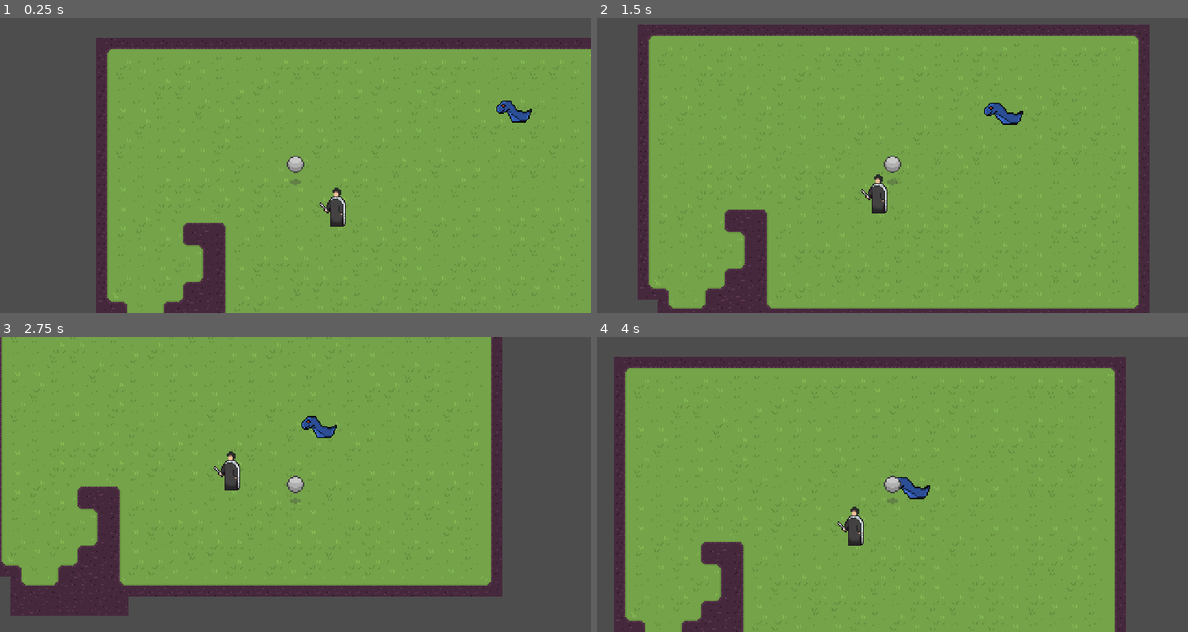
Above: before the commit, frames 1-4 (two rows, left to right).
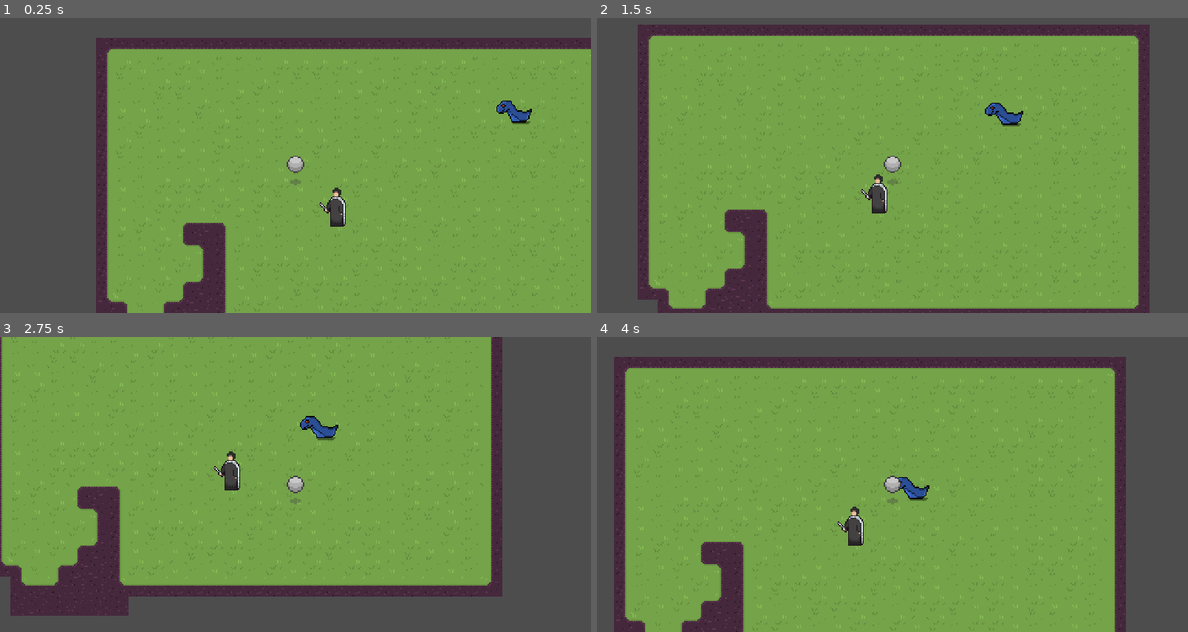
Above: after the commit, the same moments.

Repository: jeisaRaja/evolve-survivors
Game: Godot game, scene res://scenes/main.tscn
Two runs of this game, one before a commit and one after it. Both use one fixed random seed, a clock stepped at 60 frames per second and the inputs below. The project has no main scene, so this scene is started directly.
Inputs:
- Up to frame 1 (0.25 s): no input
- Up to frame 2 (1.5 s): hold D (right) 0.53-1.28 s; hold S (down) from 1.28 s (still down)
- Up to frame 3 (2.75 s): release S (down) at 2.03 s; hold D (right) from 2.03 s (still down)
- Up to frame 4 (4 s): release D (right) at 2.78 s; hold W (up) 2.78-3.53 s; hold A (left) from 3.53 s (still down)

The runs differ from the first frame. In frame 1, less than 0.1% of the frame differs, in the area x 86-90%, y 35-36%; in frame 2, less than 0.1%; in frame 3, 0.1%, in the area x 50-58%, y 26-35%; in frame 4, less than 0.1%.

Commit message:
add starting skill to player
- add stats
- add hurtbox
- add skill hitbox
- add shadow for enemy
- add shader for hurt flash effect

Diff:
--- /dev/null
+++ b/common/hit_flash.tres
@@ -0,0 +1,75 @@
+[gd_resource type="VisualShader" load_steps=5 format=3 uid="uid://ccrv7lnke8bax"]
+
+[sub_resource type="VisualShaderNodeColorParameter" id="VisualShaderNodeColorParameter_o5d0m"]
+parameter_name = "Tint"
+default_value_enabled = true
+
+[sub_resource type="VisualShaderNodeBooleanParameter" id="VisualShaderNodeBooleanParameter_oq3dd"]
+parameter_name = "enabled"
+default_value_enabled = true
+
+[sub_resource type="VisualShaderNodeIf" id="VisualShaderNodeIf_50l3f"]
+default_input_values = [0, 0.0, 1, 1.0, 2, 1e-05, 3, Vector3(0, 0, 0), 4, Vector3(0, 0, 0), 5, Vector3(0, 0, 0)]
+
+[sub_resource type="VisualShaderNodeInput" id="VisualShaderNodeInput_d5mt8"]
+input_name = "color"
+
+[resource]
+code = "shader_type canvas_item;
+render_mode blend_mix;
+
+uniform bool enabled = false;
+uniform vec4 Tint : source_color = vec4(1.000000, 1.000000, 1.000000, 1.000000);
+
+
+
+void fragment() {
+// BooleanParameter:3
+	bool n_out3p0 = enabled;
+
+
+// ColorParameter:2
+	vec4 n_out2p0 = Tint;
+
+
+// Input:5
+	vec4 n_out5p0 = COLOR;
+
+
+	vec3 n_out4p0;
+// If:4
+	float n_in4p1 = 1.00000;
+	float n_in4p2 = 0.00001;
+	if(abs((n_out3p0 ? 1.0 : 0.0) - n_in4p1) < n_in4p2)
+	{
+		n_out4p0 = vec3(n_out2p0.xyz);
+	}
+	else if((n_out3p0 ? 1.0 : 0.0) < n_in4p1)
+	{
+		n_out4p0 = vec3(n_out5p0.xyz);
+	}
+	else
+	{
+		n_out4p0 = vec3(n_out5p0.xyz);
+	}
+
+
+// Output:0
+	COLOR.rgb = n_out4p0;
+
+
+}
+"
+graph_offset = Vector2(-196.45, 105.105)
+mode = 1
+flags/light_only = false
+nodes/fragment/0/position = Vector2(700, 300)
+nodes/fragment/2/node = SubResource("VisualShaderNodeColorParameter_o5d0m")
+nodes/fragment/2/position = Vector2(-280, 320)
+nodes/fragment/3/node = SubResource("VisualShaderNodeBooleanParameter_oq3dd")
+nodes/fragment/3/position = Vector2(-100, 80)
+nodes/fragment/4/node = SubResource("VisualShaderNodeIf_50l3f")
+nodes/fragment/4/position = Vector2(360, 120)
+nodes/fragment/5/node = SubResource("VisualShaderNodeInput_d5mt8")
+nodes/fragment/5/position = Vector2(-300, 600)
+nodes/fragment/connections = PackedInt32Array(3, 0, 4, 0, 2, 0, 4, 3, 4, 0, 0, 0, 5, 0, 4, 4, 5, 0, 4, 5)
--- /dev/null
+++ b/components/enemy_stats.gd
@@ -0,0 +1,4 @@
+extends Stats
+class_name EnemyStats
+
+@export var damage: int
--- a/components/hurtbox.gd
+++ b/components/hurtbox.gd
@@ -0,0 +1,23 @@
+extends Area2D
+class_name HurtBox
+
+@onready var hurt_flash_animation = %HurtFlash
+@onready var character = $".."
+@export var stats: Stats
+
+
+func _ready():
+	area_entered.connect(_on_area_entered)
+	stats.died.connect(_on_died)
+
+
+func _on_area_entered(area: Area2D):
+	if area is PlayerHitbox:
+		hurt_flash_animation.play("hurt_flash")
+		stats.take_damage(area.damage)
+
+
+func _on_died():
+	if hurt_flash_animation.is_playing():
+		await hurt_flash_animation.animation_finished
+	character.queue_free()
--- /dev/null
+++ b/components/stats.gd
@@ -0,0 +1,18 @@
+extends Node
+class_name Stats
+
+@export var character_name: String
+@export var health: int
+@onready var character = $".."
+
+signal died
+
+
+func _ready():
+	pass
+
+
+func take_damage(damage: int):
+	health = clampi(health - damage, 0, health)
+	if health == 0:
+		died.emit()
--- a/project.godot
+++ b/project.godot
@@ -49,6 +49,10 @@
 ]
 }
 
+[layer_names]
+
+2d_physics/layer_2="enemy"
+
 [rendering]
 
 textures/canvas_textures/default_texture_filter=0
--- a/resources/stats.gd
+++ /dev/null
@@ -1,5 +0,0 @@
-extends Resource
-class_name Stats
-
-@export var name: String
-@export var health: int
--- a/scenes/characters/enemies/enemy_int_0.gd
+++ b/scenes/characters/enemies/enemy_int_0.gd
@@ -1,3 +1,4 @@
+class_name EnemyInt0
 extends CharacterBody2D
 
 @onready var sprite = $Sprite2D
--- a/scenes/characters/enemies/enemy_int_0.tscn
+++ b/scenes/characters/enemies/enemy_int_0.tscn
@@ -1,8 +1,32 @@
-[gd_scene load_steps=8 format=3 uid="uid://dekaj5nirhm57"]
+[gd_scene load_steps=16 format=3 uid="uid://dekaj5nirhm57"]
 
 [ext_resource type="Script" path="res://scenes/characters/enemies/enemy_int_0.gd" id="1_7wqpa"]
 [ext_resource type="Texture2D" uid="uid://cqjd10wklfph8" path="res://arts/monster_int_1.png" id="1_q0x3k"]
 [ext_resource type="Script" path="res://components/enemy_ai.gd" id="2_bwksv"]
+[ext_resource type="Texture2D" uid="uid://ch0ryw8er55a" path="res://arts/shadow.png" id="2_dts5p"]
+[ext_resource type="Shader" uid="uid://ccrv7lnke8bax" path="res://common/hit_flash.tres" id="3_43ui4"]
+[ext_resource type="Script" path="res://components/hurtbox.gd" id="4_21ooj"]
+[ext_resource type="Script" path="res://components/enemy_stats.gd" id="5_7x540"]
+
+[sub_resource type="ShaderMaterial" id="ShaderMaterial_4mnom"]
+shader = ExtResource("3_43ui4")
+shader_parameter/enabled = false
+shader_parameter/Tint = Color(1, 1, 1, 1)
+
+[sub_resource type="Animation" id="Animation_thyw0"]
+length = 0.001
+tracks/0/type = "value"
+tracks/0/imported = false
+tracks/0/enabled = true
+tracks/0/path = NodePath("Sprite2D:frame")
+tracks/0/interp = 1
+tracks/0/loop_wrap = true
+tracks/0/keys = {
+"times": PackedFloat32Array(0),
+"transitions": PackedFloat32Array(1),
+"update": 0,
+"values": [0]
+}
 
 [sub_resource type="Animation" id="Animation_r18uy"]
 resource_name = "walk"
@@ -18,23 +42,8 @@
 tracks/0/keys = {
 "times": PackedFloat32Array(0, 0.2, 0.4, 0.6),
 "transitions": PackedFloat32Array(1, 1, 1, 1),
-"update": 1,
+"update": 0,
 "values": [0, 1, 2, 3]
-}
-
-[sub_resource type="Animation" id="Animation_thyw0"]
-length = 0.001
-tracks/0/type = "value"
-tracks/0/imported = false
-tracks/0/enabled = true
-tracks/0/path = NodePath("Sprite2D:frame")
-tracks/0/interp = 1
-tracks/0/loop_wrap = true
-tracks/0/keys = {
-"times": PackedFloat32Array(0),
-"transitions": PackedFloat32Array(1),
-"update": 1,
-"values": [0]
 }
 
 [sub_resource type="AnimationLibrary" id="AnimationLibrary_jim6a"]
@@ -47,12 +56,56 @@
 radius = 9.0
 height = 26.0
 
+[sub_resource type="Animation" id="Animation_qipxh"]
+resource_name = "hurt_flash"
+length = 0.2
+step = 0.1
+tracks/0/type = "value"
+tracks/0/imported = false
+tracks/0/enabled = true
+tracks/0/path = NodePath("Sprite2D:material:shader_parameter/enabled")
+tracks/0/interp = 1
+tracks/0/loop_wrap = true
+tracks/0/keys = {
+"times": PackedFloat32Array(0, 0.2),
+"transitions": PackedFloat32Array(1, 1),
+"update": 1,
+"values": [true, false]
+}
+
+[sub_resource type="Animation" id="Animation_mjjws"]
+length = 0.001
+tracks/0/type = "value"
+tracks/0/imported = false
+tracks/0/enabled = true
+tracks/0/path = NodePath("Sprite2D:material:shader_parameter/enabled")
+tracks/0/interp = 1
+tracks/0/loop_wrap = true
+tracks/0/keys = {
+"times": PackedFloat32Array(0),
+"transitions": PackedFloat32Array(1),
+"update": 1,
+"values": [false]
+}
+
+[sub_resource type="AnimationLibrary" id="AnimationLibrary_gr55s"]
+_data = {
+"RESET": SubResource("Animation_mjjws"),
+"hurt_flash": SubResource("Animation_qipxh")
+}
+
 [node name="EnemyInt0" type="CharacterBody2D"]
 collision_layer = 2
 collision_mask = 0
 script = ExtResource("1_7wqpa")
 
+[node name="Shadow" type="Sprite2D" parent="."]
+position = Vector2(6, -1)
+scale = Vector2(1.12, 1.12)
+texture = ExtResource("2_dts5p")
+
 [node name="Sprite2D" type="Sprite2D" parent="."]
+material = SubResource("ShaderMaterial_4mnom")
 texture = ExtResource("1_q0x3k")
 hframes = 4
 
@@ -62,8 +115,27 @@
 }
 
 [node name="CollisionShape2D" type="CollisionShape2D" parent="."]
+visible = false
 rotation = -1.5708
 shape = SubResource("CapsuleShape2D_k2a3m")
 
 [node name="EnemyAI" type="Node" parent="."]
 script = ExtResource("2_bwksv")
+
+[node name="HurtBox" type="Area2D" parent="." node_paths=PackedStringArray("stats")]
+script = ExtResource("4_21ooj")
+stats = NodePath("../EnemyStats")
+
+[node name="CollisionPolygon2D" type="CollisionPolygon2D" parent="HurtBox"]
+polygon = PackedVector2Array(-10, -8, -11, -7.5, -15, -3, -15, 1, -14, 2.6, -12, 3, -9, 2, -7, 2, -6, 3.4, -4, 5, -1, 10, 5, 10, 10, 10, 12.5, 8, 13, 7, 13, 5, 14, 4, 15, 1.4, 15, -1, 13, -1, 10, 1, 3, 0, 2, -3, -2, -7.5, -3, -8)
+
+[node name="EnemyStats" type="Node" parent="."]
+script = ExtResource("5_7x540")
+damage = 10
+health = 40
+
+[node name="HurtFlash" type="AnimationPlayer" parent="."]
+unique_name_in_owner = true
+libraries = {
+"": SubResource("AnimationLibrary_gr55s")
+}
--- /dev/null
+++ b/scenes/characters/player/abilities/skill_hitbox.gd
@@ -0,0 +1,4 @@
+extends Area2D
+class_name PlayerHitbox
+
+@export var damage: int
--- /dev/null
+++ b/scenes/characters/player/abilities/starting_skill.gd
@@ -0,0 +1,25 @@
+extends PlayerHitbox
+class_name StartingSkill
+
+@onready var animation_player = $AnimationPlayer as AnimationPlayer
+@onready var hitbox = $CollisionShape2D as CollisionShape2D
+
+var time_treshold := 2.0
+var time_since_last_attack := 0.0
+
+
+func _ready():
+	hitbox.disabled = true
+	animation_player.animation_finished.connect(_on_animation_finished)
+
+
+func _physics_process(delta):
+	time_since_last_attack += delta
+	if time_since_last_attack >= time_treshold:
+		animation_player.play("attack")
+		time_since_last_attack = 0
+		hitbox.disabled = false
+
+
+func _on_animation_finished(_arg1):
+	hitbox.disabled = true
--- /dev/null
+++ b/scenes/characters/player/abilities/starting_skill.tscn
@@ -0,0 +1,64 @@
+[gd_scene load_steps=7 format=3 uid="uid://wxaf36pg76le"]
+
+[ext_resource type="Script" path="res://scenes/characters/player/abilities/starting_skill.gd" id="1_1okyf"]
+[ext_resource type="Texture2D" uid="uid://c45bgsqfjg46p" path="res://arts/starting_skill.png" id="2_rrk2p"]
+
+[sub_resource type="Animation" id="Animation_jnfys"]
+resource_name = "attack"
+length = 0.6
+step = 0.1
+tracks/0/type = "value"
+tracks/0/imported = false
+tracks/0/enabled = true
+tracks/0/path = NodePath("Sprite2D:frame")
+tracks/0/interp = 1
+tracks/0/loop_wrap = true
+tracks/0/keys = {
+"times": PackedFloat32Array(0, 0.05, 0.1, 0.15, 0.2, 0.25, 0.3, 0.35, 0.4),
+"transitions": PackedFloat32Array(1, 1, 1, 1, 1, 1, 1, 1, 1),
+"update": 1,
+"values": [0, 1, 2, 3, 4, 5, 6, 7, 8]
+}
+
+[sub_resource type="Animation" id="Animation_ry0ul"]
+length = 0.001
+tracks/0/type = "value"
+tracks/0/imported = false
+tracks/0/enabled = true
+tracks/0/path = NodePath("Sprite2D:frame")
+tracks/0/interp = 1
+tracks/0/loop_wrap = true
+tracks/0/keys = {
+"times": PackedFloat32Array(0),
+"transitions": PackedFloat32Array(1),
+"update": 1,
+"values": [8]
+}
+
+[sub_resource type="AnimationLibrary" id="AnimationLibrary_i07c0"]
+_data = {
+"RESET": SubResource("Animation_ry0ul"),
+"attack": SubResource("Animation_jnfys")
+}
+
+[sub_resource type="CapsuleShape2D" id="CapsuleShape2D_5u416"]
+radius = 4.0
+height = 62.0
+
+[node name="StartingSkill" type="Area2D"]
+script = ExtResource("1_1okyf")
+damage = 20
+
+[node name="Sprite2D" type="Sprite2D" parent="."]
+texture = ExtResource("2_rrk2p")
+hframes = 9
+frame = 8
+
+[node name="AnimationPlayer" type="AnimationPlayer" parent="."]
+libraries = {
+"": SubResource("AnimationLibrary_i07c0")
+}
+
+[node name="CollisionShape2D" type="CollisionShape2D" parent="."]
+rotation = -1.5708
+shape = SubResource("CapsuleShape2D_5u416")
--- a/scenes/characters/player/player.tscn
+++ b/scenes/characters/player/player.tscn
@@ -1,9 +1,10 @@
-[gd_scene load_steps=9 format=3 uid="uid://bt0fmdf4wcve4"]
+[gd_scene load_steps=10 format=3 uid="uid://bt0fmdf4wcve4"]
 
 [ext_resource type="Script" path="res://scenes/characters/player/player.gd" id="1_e4ujy"]
 [ext_resource type="Texture2D" uid="uid://77a1sd6jj7yj" path="res://arts/player_starting.png" id="1_pca40"]
 [ext_resource type="Script" path="res://components/movement.gd" id="2_jdd5h"]
 [ext_resource type="Script" path="res://components/player_input.gd" id="3_c2127"]
+[ext_resource type="PackedScene" uid="uid://wxaf36pg76le" path="res://scenes/characters/player/abilities/starting_skill.tscn" id="5_c4h4j"]
 
 [sub_resource type="Animation" id="Animation_nd5rt"]
 length = 0.001
@@ -72,3 +73,6 @@
 
 [node name="PlayerInput" type="Node" parent="."]
 script = ExtResource("3_c2127")
+
+[node name="StartingSkill" parent="." instance=ExtResource("5_c4h4j")]
+collision_mask = 2
Binary file added: arts/shadow.png
Not shown, added: arts/shadow.png.import
Binary file added: arts/starting_skill.png
Not shown, added: arts/starting_skill.png.import
Renamed: resources/player_stats.gd -> components/player_stats.gd
